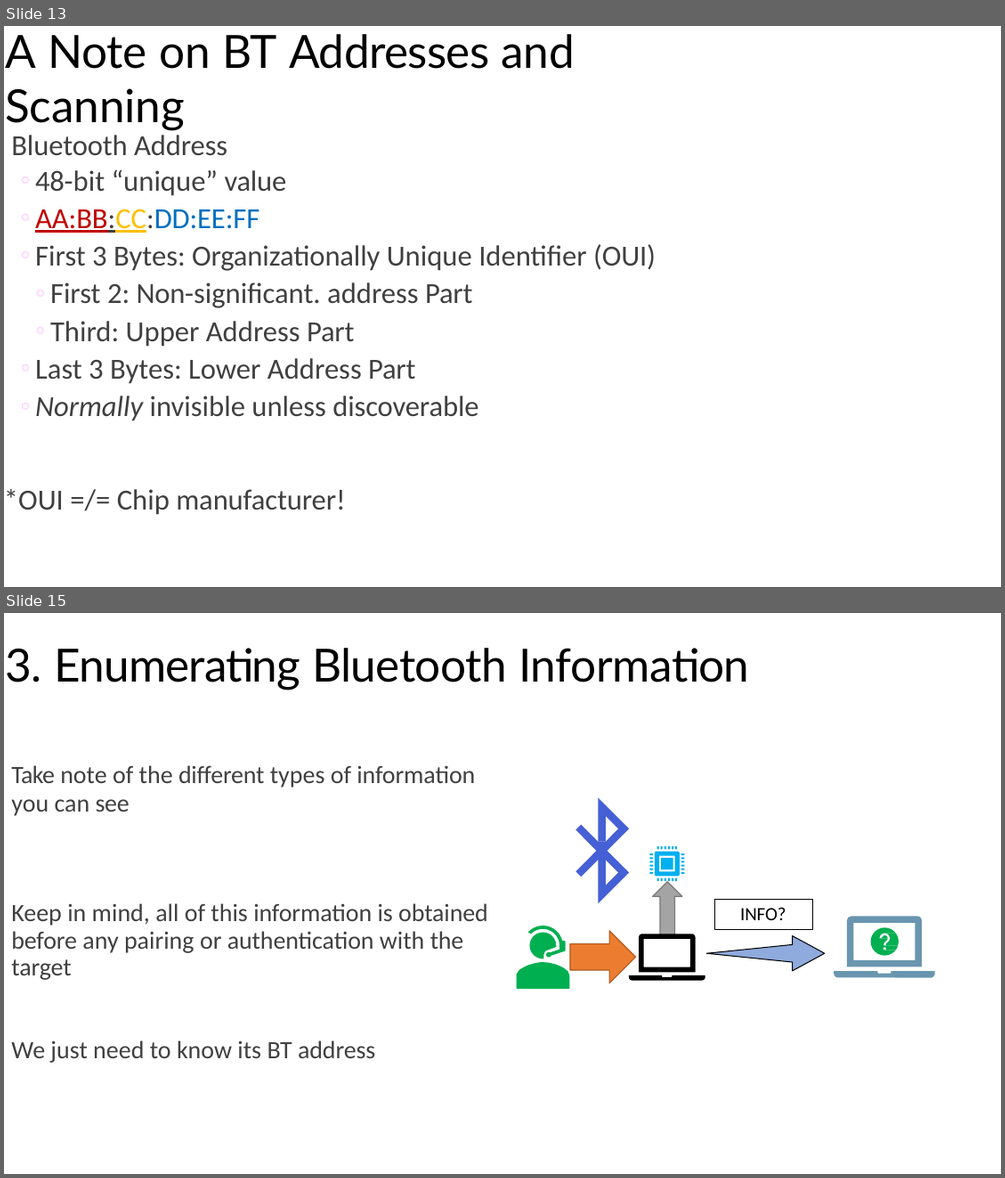
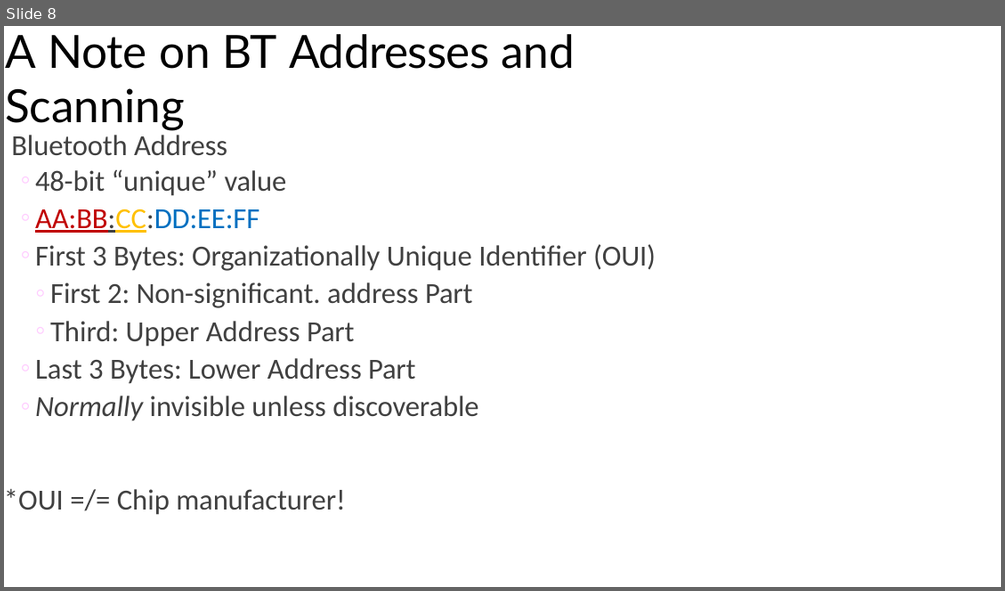
Before and after one commit to nprobert/AutoISAC-ACT-AdvWireless, a slide deck: 2 ACT AW - Bluetooth.pptx. Shown one above the other, each under a label of ours: slides 13 and 15 before the commit, slide 8 after it; the slides between them are not shown. The pictures are 1005x1178 and 1005x591 pixels, drawn with LibreOffice and Linux fonts; fonts in the diff are those of the drawing. Boxes give left, top, right and bottom in pixels: in the first picture for what was removed or moved away, otherwise in the second. Text is boxed around its words. In the diff, an @@ line names an element or a change of style, - is before the commit and + after.

Commit message:
Bluetooth updates.  Split Kali from PC/Mobile

```diff
--- a/2 ACT AW - Bluetooth.pptx
+++ b/2 ACT AW - Bluetooth.pptx
@@ slide 15 removed at [4,613,1001,1174], background #FFFFFF @@
@@ title removed at [5,648,749,690] @@
-3. Enumerating Bluetooth Information
@@ text removed at [11,765,475,816] @@
-Take note of the different types of information you can see
@@ freeform shape removed at [576,798,629,903] @@
@@ text removed at [11,903,488,980] @@
-Keep in mind, all of this information is obtained before any pairing or authentication with the target
@@ rectangle removed at [715,900,812,929] @@
-INFO?
@@ freeform shape removed at [847,916,922,966] @@
@@ freeform shape removed at [871,928,898,956] @@
@@ group removed at [517,846,825,989]: 9 freeform shapes @@
@@ freeform shape removed at [834,971,935,978] @@
@@ text removed at [11,1040,375,1062] @@
-We just need to know its BT address
@@ what was slide 13 is now slide 8 @@
```
Also in this commit, not shown: 6 slides changed, 2 slides added, 12 other slides removed, 1 other file.
